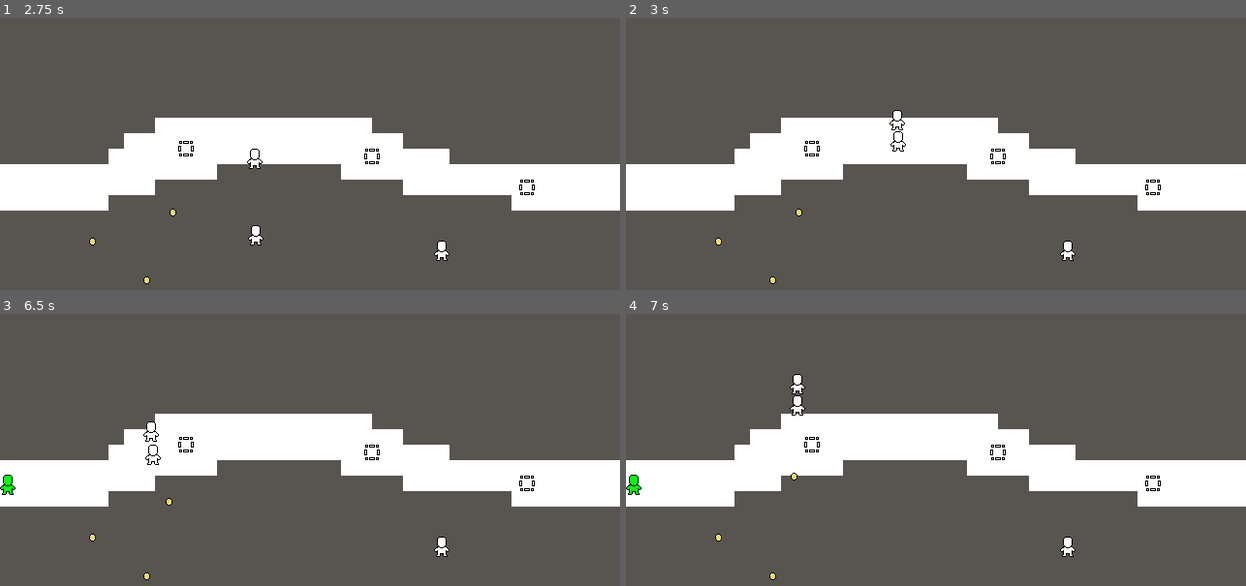
Above: before the commit, frames 1-4 (two rows, left to right).
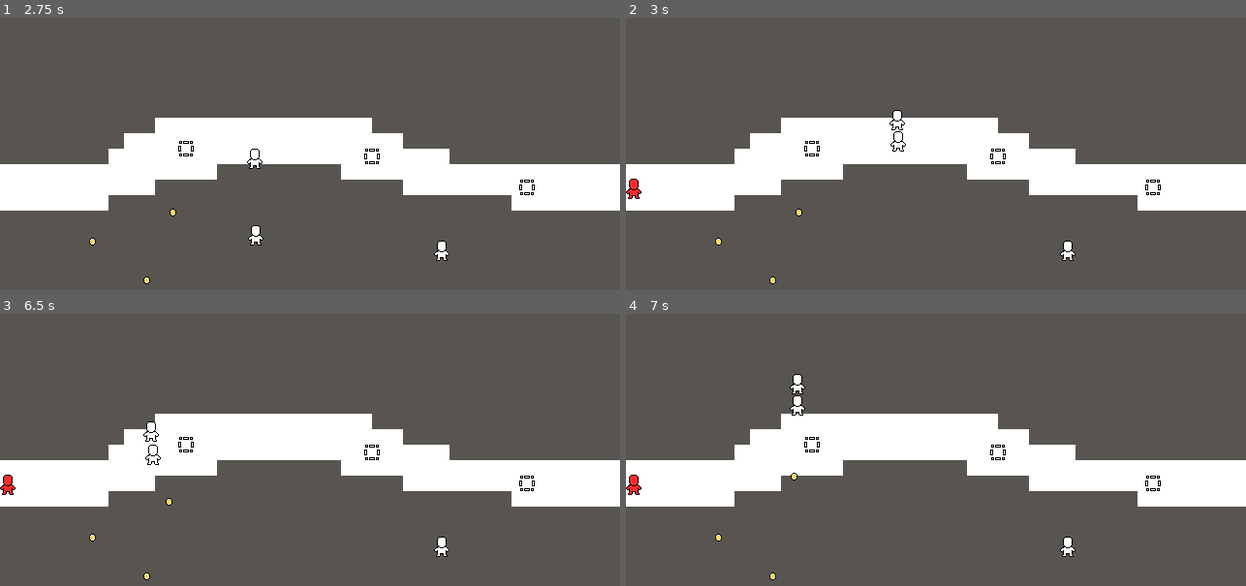
Above: after the commit, the same moments.

Repository: Geminimax/GamingJam2020
Game: Godot game, scene res://Test/CharacterTestScene.tscn
Two runs of this game, one before a commit and one after it. Both use one fixed random seed, a clock stepped at 60 frames per second and the inputs below.
Inputs (mouse positions are in pixels of both pictures, inside the frame that each line leads up to):
- Up to frame 1 (2.75 s): tap Enter at 0.5 s; move the mouse to (446, 151) at 0.52 s; hold Right (move_right) 0.53-1.28 s; tap Z (drop_tower) at 0.6 s; move the mouse to (186, 186) at 1.27 s; hold S (move_down) 1.28-2.03 s; click (186, 186) at 1.35 s; move the mouse to (372, 91) at 2.02 s; hold Right (move_right) from 2.03 s (still down); right-click (372, 91) at 2.1 s
- Up to frame 2 (3 s): move the mouse to (905, 238) at 2.77 s; release Right (move_right) at 2.78 s; hold Up (move_up) from 2.78 s (still down); tap Z (drop_tower) at 2.85 s
- Up to frame 3 (6.5 s): move the mouse to (496, 515) at 3.52 s; release Up (move_up) at 3.53 s; hold A (move_left) 3.53-5.03 s; click (496, 515) at 3.6 s; move the mouse to (124, 411) at 4.27 s; right-click (124, 411) at 4.35 s; move the mouse to (341, 463) at 5.02 s; hold S (move_down) 5.03-5.78 s; tap Z (drop_tower) at 5.1 s; move the mouse to (217, 376) at 5.77 s; hold Right (move_right) from 5.78 s (still down); click (217, 376) at 5.85 s
- Up to frame 4 (7 s): move the mouse to (1072, 447) at 6.52 s; release Right (move_right) at 6.53 s; hold Up (move_up) from 6.53 s (still down); right-click (1072, 447) at 6.6 s

Frame 1 is identical in both runs. In frame 2, 0.1% of the frame differs, in the area x 0-3%, y 59-67%; in frame 3, less than 0.1%; in frame 4, less than 0.1%.

Commit message:
enemy spawner revamped 1

Diff:
--- a/Nodes/Character/Enemy/BaseEnemy.gd
+++ /dev/null
@@ -1,36 +0,0 @@
-extends "res://Nodes/Combat/CombatStats.gd"
-
-var path = PoolVector2Array() setget set_path
-
-var pos: Vector2
-
-func _ready():
-    set_process(false)
-
-func _process(delta):
-    var move_dist = speed * delta
-    move_along_path(move_dist)
-
-func move_along_path(distance: float):
-    var start_point = pos
-    for i in range(path.size()):
-        var distance_to_next = start_point.distance_to(path[0])
-        if distance <= distance_to_next and distance >= 0.0:
-            pos = start_point.linear_interpolate(path[0], distance / distance_to_next)
-            break
-        elif path.size() == 1 and distance > distance_to_next:
-            pos = path[0]
-            set_process(false)
-            handle_enemy_reaching_end()
-        distance -= distance_to_next
-        start_point = path[0]
-        path.remove(0)
-
-func handle_enemy_reaching_end():
-    queue_free()
-
-func set_path(value: PoolVector2Array):
-    path = value
-    if value.size() == 0:
-        return
-    set_process(true)
--- a/Nodes/Character/Enemy/BaseEnemy.tscn
+++ b/Nodes/Character/Enemy/BaseEnemy.tscn
@@ -1,10 +1,48 @@
 [gd_scene load_steps=3 format=2]
 
 [ext_resource path="res://Assets/Sprites/AllyPlaceholder.png" type="Texture" id=1]
-[ext_resource path="res://Nodes/Character/Enemy/BaseEnemy.gd" type="Script" id=2]
+
+[sub_resource type="GDScript" id=1]
+script/source = "extends \"res://Nodes/Combat/CombatStats.gd\"
+
+var path = PoolVector2Array() setget set_path
+
+var pos: Vector2
+
+func _ready():
+    set_process(false)
+
+func _process(delta):
+    var move_dist = speed * delta
+    move_along_path(move_dist)
+
+func move_along_path(distance: float):
+    var start_point = pos
+    for i in range(path.size()):
+        var distance_to_next = start_point.distance_to(path[0])
+        if distance <= distance_to_next and distance >= 0.0:
+            pos = start_point.linear_interpolate(path[0], distance / distance_to_next)
+            break
+        elif path.size() == 1 and distance > distance_to_next:
+            pos = path[0]
+            set_process(false)
+            handle_enemy_reaching_end()
+        distance -= distance_to_next
+        start_point = path[0]
+        path.remove(0)
+
+func handle_enemy_reaching_end():
+    queue_free()
+
+func set_path(value: PoolVector2Array):
+    path = value
+    if value.size() == 0:
+        return
+    set_process(true)
+"
 
 [node name="BaseEnemy" type="Node2D"]
-script = ExtResource( 2 )
+script = SubResource( 1 )
 
 [node name="Sprite" type="Sprite" parent="."]
 modulate = Color( 1, 0.176471, 0.176471, 1 )
--- a/Nodes/Character/Enemy/EnemySpawner.gd
+++ b/Nodes/Character/Enemy/EnemySpawner.gd
@@ -19,7 +19,7 @@
     pass
 
 func gen_path(start: Vector2, end: Vector2):
-    var new_path = nav_2d.get_simple_path(start, end,true)
+    var new_path = nav_2d.get_simple_path(start, end, true)
     path = new_path
 
 # TODO @arsukeey Fazer o start e end (objective) serem recebidos por argumentos aqui
@@ -31,28 +31,32 @@
         is_ready = true
 
 const ENEMIES_PER_WAVE = 3
+const WAVE_TIME = 2.0
 
 var enemies_count = 0
 var wave = false
+var wave_count = -1
+
+var current_enemy = null
+var enemy_quantity = 0
+var enemy_count_next_wave = 0
 
 func spawn_wave():
+    wave_count += 1
+    $WaveCooldown.wait_time = 1.0 + enemy_count_next_wave * 0.5
     wave = true
-    $EnemyCooldown.start()
+    print($WaveCooldown.wait_time)
+    for wave in wave_configuration:
+        for enemy in wave.enemy_configuration:
+            current_enemy = enemy.enemy_type
+            enemy_quantity = enemy.enemy_count + wave_count * enemy.enemy_count_progression
+            enemy_count_next_wave = float(enemy.enemy_count + (wave_count + 1) * enemy.enemy_count_progression)
+            for i in range(enemy_quantity):
+                spawn_enemy(current_enemy)
+                yield(get_tree().create_timer(0.5), "timeout")
 
-func _on_EnemyCooldown_timeout():
-    enemies_count += 1
-    if enemies_count >= ENEMIES_PER_WAVE:
-        enemies_count = 0
-        wave = false
-        $EnemyCooldown.stop()
-    spawn_enemy()
-
-func spawn_enemy():
-    var enemy
-    if randf() <= 0.4:
-        enemy = RareEnemy.instance()
-    else:
-        enemy = GenericEnemy.instance()
+func spawn_enemy(type: PackedScene):
+    var enemy = type.instance()
     add_child(enemy)
     enemy.position = start
     enemy.set_path(path)
--- a/Nodes/Character/Enemy/EnemySpawner.tscn
+++ b/Nodes/Character/Enemy/EnemySpawner.tscn
@@ -1,18 +1,28 @@
-[gd_scene load_steps=4 format=2]
+[gd_scene load_steps=8 format=2]
 
 [ext_resource path="res://Nodes/Character/Enemy/EnemySpawner.gd" type="Script" id=1]
 [ext_resource path="res://Nodes/Character/Enemy/GenericEnemy.tscn" type="PackedScene" id=2]
 [ext_resource path="res://Nodes/Character/Enemy/RareEnemy.tscn" type="PackedScene" id=3]
+[ext_resource path="res://Resource/Wave.gd" type="Script" id=4]
+[ext_resource path="res://Resource/EnemyConfiguration.gd" type="Script" id=5]
 
-[node name="Node2D" type="Node2D"]
+[sub_resource type="Resource" id=1]
+script = ExtResource( 5 )
+enemy_type = ExtResource( 2 )
+enemy_count = 3
+enemy_count_progression = 0
+
+[sub_resource type="Resource" id=2]
+script = ExtResource( 4 )
+enemy_configuration = [ SubResource( 1 ) ]
+wave_count = 3
+
+[node name="EnemySpawner" type="Node2D"]
 script = ExtResource( 1 )
 GenericEnemy = ExtResource( 2 )
 RareEnemy = ExtResource( 3 )
+wave_configuration = [ SubResource( 2 ) ]
 
 [node name="WaveCooldown" type="Timer" parent="."]
 wait_time = 3.0
-
-[node name="EnemyCooldown" type="Timer" parent="."]
-wait_time = 0.4
 [connection signal="timeout" from="WaveCooldown" to="." method="spawn_wave"]
-[connection signal="timeout" from="EnemyCooldown" to="." method="_on_EnemyCooldown_timeout"]
